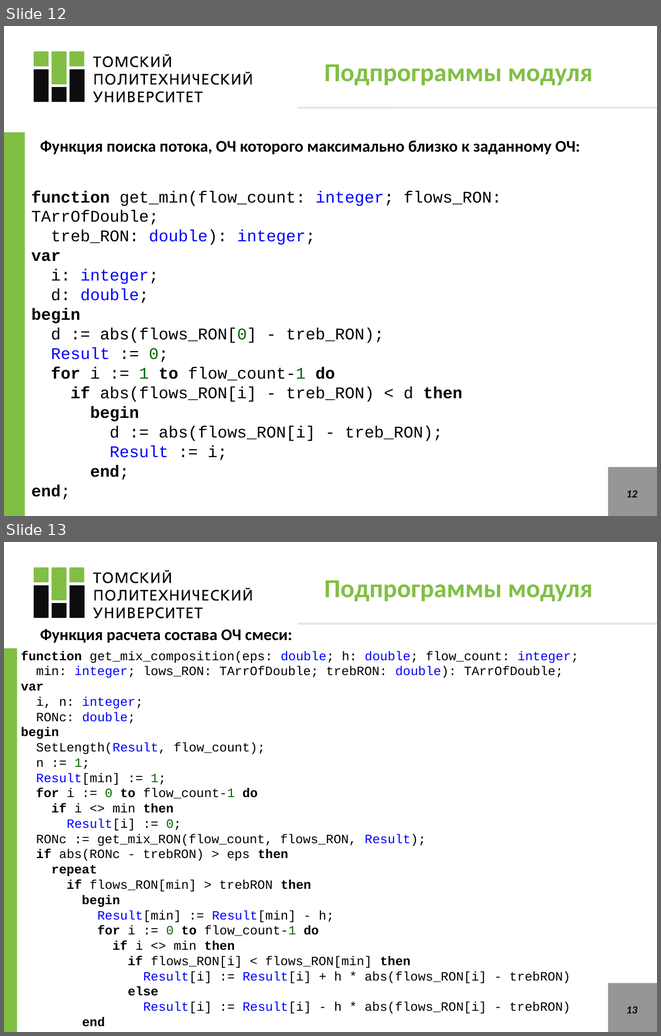
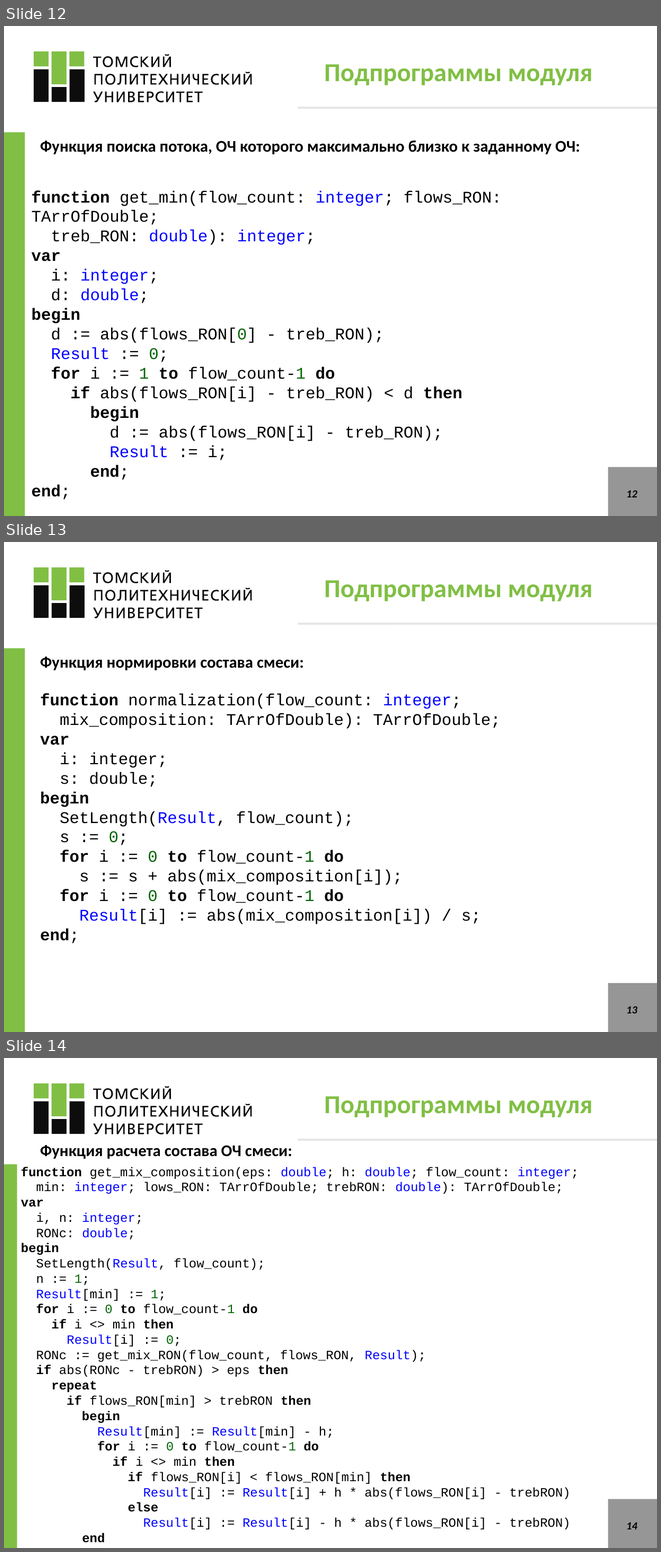
Before and after one commit to VChuzlov/SA, a slide deck: ЛБ1_blending/ЛБ_1.pptx. Shown one above the other, each under a label of ours: slides 12 and 13 before the commit, slides 12, 13 and 14 after it. The pictures are 661x1036 and 661x1552 pixels, drawn with LibreOffice and Linux fonts; fonts in the diff are those of the drawing. Boxes give left, top, right and bottom in pixels: in the first picture for what was removed or moved away, otherwise in the second. Text is boxed around its words. In the diff, an @@ line names an element or a change of style, - is before the commit and + after.

```diff
--- a/ЛБ1_blending/ЛБ_1.pptx
+++ b/ЛБ1_blending/ЛБ_1.pptx
@@ slide 13 added at box(4, 542, 657, 1032), background #FFFFFF @@
@@ freeform shape added at box(34, 567, 85, 600), fill #80BF44 @@
@@ freeform shape added at box(93, 570, 252, 618), fill #0D0D0D @@
@@ freeform shape added at box(34, 585, 85, 618), fill #0D0D0D @@
@@ title added at box(324, 580, 593, 601), 28.6 pt, text #80BF44, bold @@
+Подпрограммы модуля
@@ line added from (298, 624) to (657, 624), #E7E6E6 2.25 pt @@
@@ rectangle added at box(4, 649, 25, 1032), fill #80BF44 @@
@@ text added at box(40, 656, 304, 670), 18 pt, text #000000, bold @@
+Функция нормировки состава смеси:
@@ text added at box(40, 694, 500, 943), 18 pt, text #000000 @@
+function normalization(flow_count: integer;
+mix_composition: TArrOfDouble): TArrOfDouble;
+var
+i: integer;
+s: double;
+begin
+SetLength(Result, flow_count);
+s := 0;
+for i := 0 to flow_count-1 do
+s := s + abs(mix_composition[i]);
+for i := 0 to flow_count-1 do
+Result[i] := abs(mix_composition[i]) / s;
+end;
@@ rectangle added at box(608, 983, 657, 1032), fill #969696 @@
@@ page number added at box(626, 1006, 637, 1013), 12 pt, text #000000, bold, italic @@
+13
@@ what was slide 13 is now slide 14 @@
@@ page number at box(626, 1522, 637, 1529): text changed @@
-13
+14
```
Also in this commit, not shown: 43 other files.
